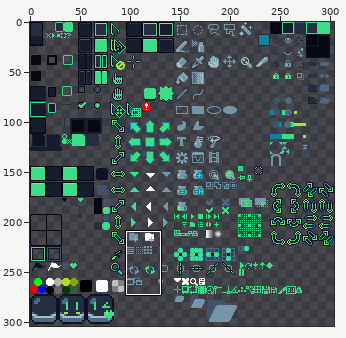
File history of a sprite sheet, Wild Night Big Text/green/sheet.png. The first picture is a wide view before the edit; the outline marks the close-up.
Close-up. Earlier state:
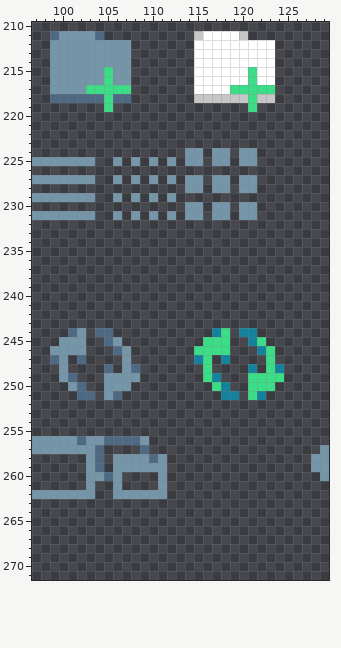
The file is 304x304 pixels. Pixels under 10% opacity are left out. Colours within 5 levels of each other are drawn and written as one. Shown: x 97..129, y 210..271.
After:
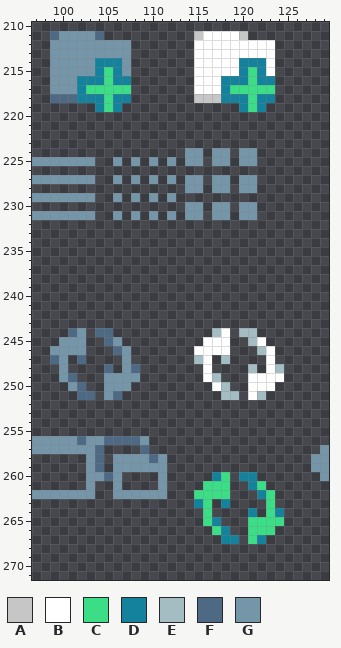
Palette (. is transparent): A #c6c6c6  B #ffffff  C #3bde87  D #15829d  E #a3bdc2  F #4e6983  G #7596a9
The exact change:
@@ x 97..129 @@
 213 ..GGGGGGGGG.......BBBBBBBBB......
-214 ..GGGGGGGGG.......BBBBBBBBB......
-215 ..GGGGGGCGG.......BBBBBBCBB......
-216 ..GGGGGGCGG.......BBBBBBCBB......
-217 ..GGGGCCCCC.......BBBBCCCCC......
-218 ..FFFFFFCFF.......AAAAAACAA......
-219 ........C...............C........
+214 ..GGGGGDDDG.......BBBBBDDDB......
+215 ..GGGGGDCDG.......BBBBBDCDB......
+216 ..GGGDDDCDD.......BBBDDDCDD......
+217 ..GGGDCCCCC.......BBBDCCCCC......
+218 ..FFFDDDCDD.......AAADDDCDD......
+219 .......DCD.............DCD.......
 220 .................................
@@ x 113..126 @@
 243 ..............
-244 ....DC.DD.....
-245 ...CCC..DC....
-246 ..CCCC...DC...
-247 ..DC.D....C...
-248 ...C....D.CD..
-249 ...CD...CCCC..
-250 ....CD..CCC...
-251 .....DD.CD....
+244 ....EB.EE.....
+245 ...BBB..EB....
+246 ..BBBB...EB...
+247 ..EB.E....B...
+248 ...B....E.BE..
+249 ...BE...BBBB..
+250 ....BE..BBB...
+251 .....EE.BE....
 252 ..............
@@ x 113..126 @@
 259 ..............
-260 ..............
-261 ..............
-262 ..............
-263 ..............
-264 ..............
-265 ..............
-266 ..............
-267 ..............
+260 ....DC.DD.....
+261 ...CCC..DC....
+262 ..CCCC...DC...
+263 ..DC.D....C...
+264 ...C....D.CD..
+265 ...CD...CCCC..
+266 ....CD..CCC...
+267 .....DD.CD....
 268 ..............
